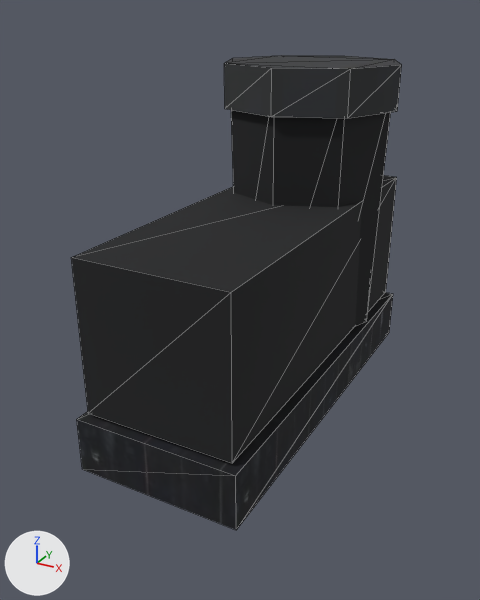
The glTF model saga-assets/world/web/eq_present_3_boot.glb as it was, and as the next commit left it.
One viewpoint serves both versions: a 50 mm camera at (0.211, -0.497, 0.264) aimed at (-0.008, -0.099, 0.065). The lights are fixed; the arrows at lower left show +X, +Y and +Z. The older version comes first. Mesh edges are drawn as thin lines. Vertices at exactly the same position are counted once.

Names of what the first picture shows: 'eq_present_3_boot'.
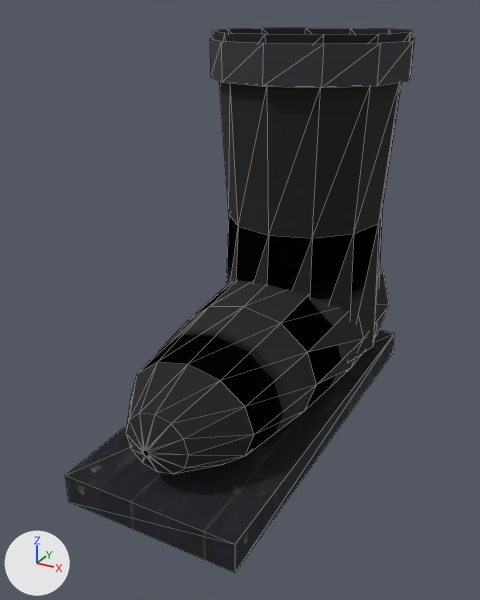
Where the change shows, as pixel boxes [x1, y1, x2, y2] in the pictures (480 x 600 px):
'eq_present_3_boot', reshaped, moved, rescaled (15% taller)
    before: [71, 56, 402, 530]
    after: [65, 28, 415, 573]
part 1 of me_eq_present_3_boot, added
    after: [65, 330, 395, 573]
part 2 of me_eq_present_3_boot, rebuilt
    before: [231, 110, 391, 326]
    after: [213, 28, 412, 359]
part 3 of me_eq_present_3_boot, rebuilt (15% wider, 19% shorter)
    before: [224, 56, 402, 118]
    after: [210, 38, 415, 88]
part 4 of me_eq_present_3_boot, rebuilt
    before: [71, 176, 397, 463]
    after: [126, 267, 389, 474]
part 5 of me_eq_present_3_boot, deleted
    before: [77, 293, 393, 530]

The change in detail:
me_eq_present_3_boot is used by ob_eq_present_3_boot; location (0.0, -0.0756, 0.1026); scale (0.151, 0.151, 0.151).
me_eq_present_3_boot had 48 vertices, 80 faces and spanned x -0.46..0.46, y -1.0..1.0, z -0.82..0.82.
me_eq_present_3_boot now has 152 vertices, 228 faces and spans x -0.47..0.47, y -1.0..1.0, z -0.93..0.93.
me_eq_present_3_boot part 1: a new loose piece, a box spanning x -0.41..0.41, y -1.0..0.96, z -0.9..-0.76, in mat_black_painted_planks (picture img_black_painted_planks_toon).
me_eq_present_3_boot part 2: the loose piece of 16 vertices spanning x -0.43..0.43, y 0.07..0.93, z -0.54..0.75 is rebuilt with 48 vertices and now spans x -0.46..0.46, y -0.01..0.99, z -0.62..0.93.
me_eq_present_3_boot part 3: the loose piece of 16 vertices spanning x -0.46..0.46, y 0.04..0.96, z 0.61..0.82 is rebuilt with 24 vertices and now spans x -0.47..0.47, y -0.03..1.0, z 0.73..0.9.
me_eq_present_3_boot part 4: the loose piece of 8 vertices spanning x -0.36..0.36, y -0.96..0.96, z -0.54..0.18 is rebuilt with 72 vertices and now spans x -0.41..0.41, y -0.97..0.82, z -0.93..-0.12.
me_eq_present_3_boot part 5: the loose piece of 8 vertices spanning x -0.39..0.39, y -1.0..1.0, z -0.82..-0.56 is deleted.
Object 'eq_present_3_boot' (ob_eq_present_3_boot) moves from (0.0, -0.0756, 0.1026) to (0.0, -0.0778, 0.0999).
Object 'eq_present_3_boot' (ob_eq_present_3_boot) is rescaled from (0.151, 0.151, 0.151) to (0.16, 0.16, 0.16).
